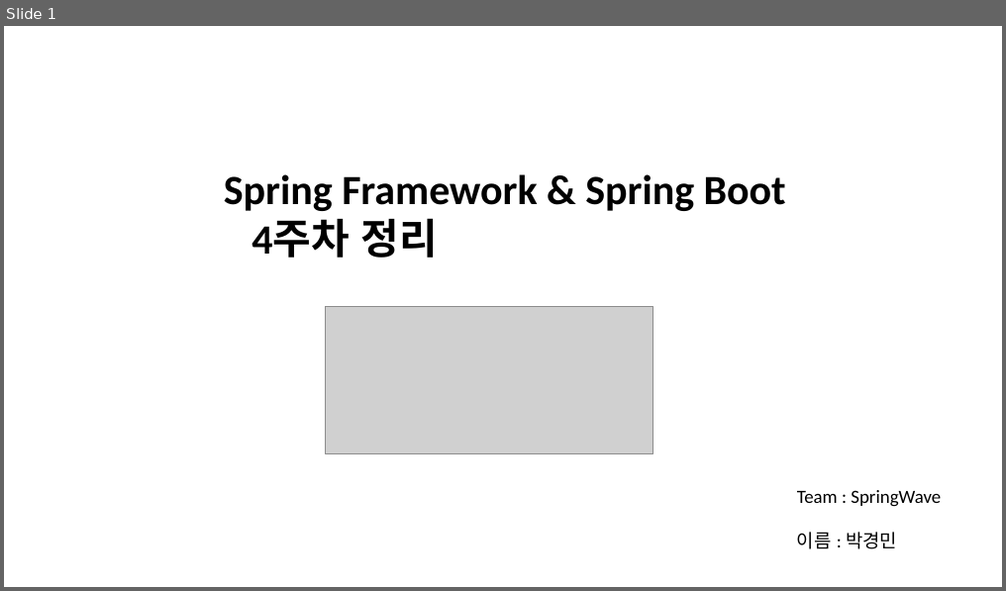
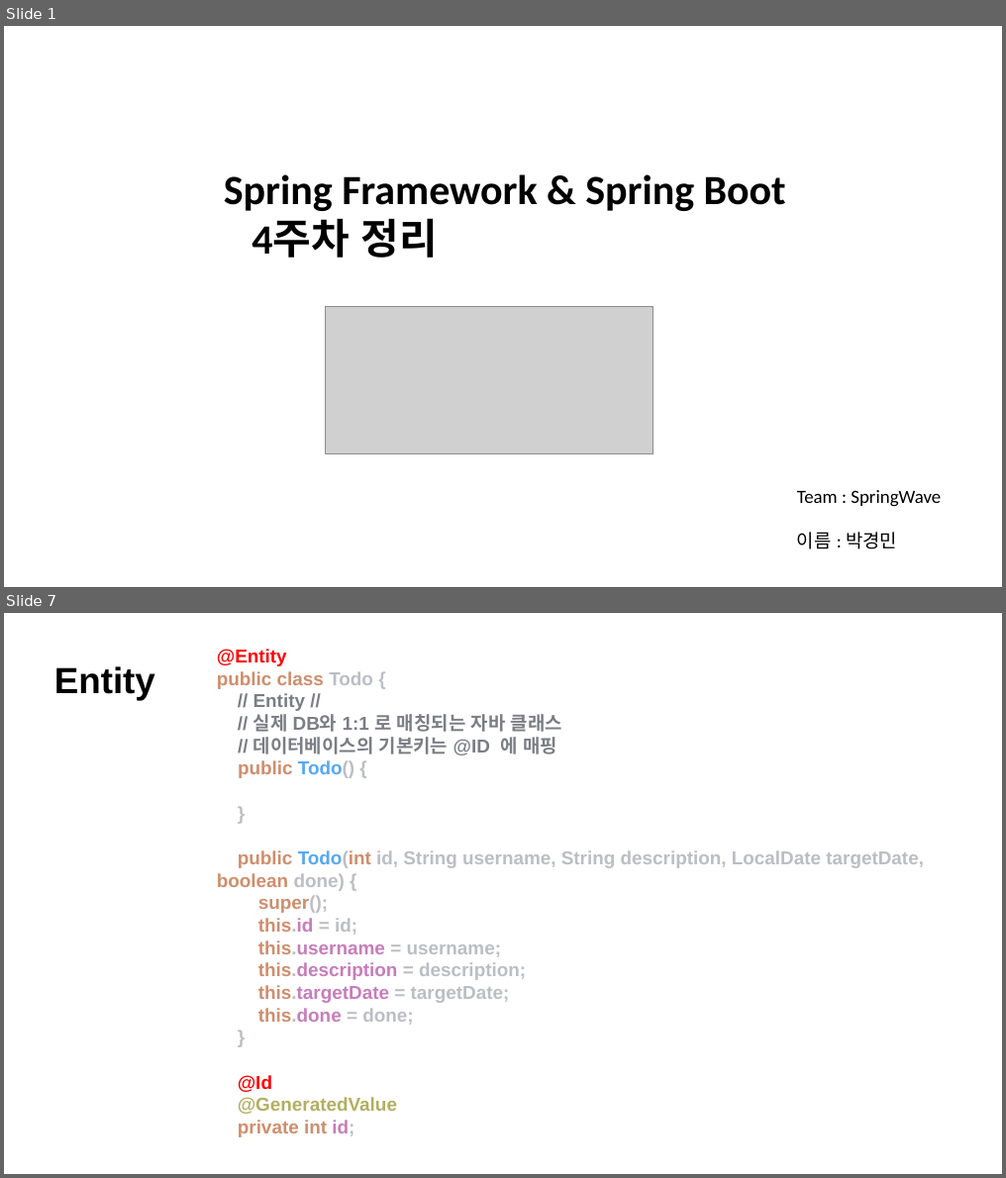
Before and after one commit to kyungmin1221/Tave_Study, a slide deck: 복습정리자료/spring 4주차 정리(kyungmin) .pptx. Shown one above the other, each under a label of ours: slide 1 before the commit, slides 1 and 7 after it; the slides between them are not shown. The pictures are 1006x591 and 1006x1178 pixels, drawn with LibreOffice and Linux fonts; fonts in the diff are those of the drawing; grey boxes stand for pictures. Boxes give left, top, right and bottom in pixels: in the first picture for what was removed or moved away, otherwise in the second. Text is boxed around its words. In the diff, an @@ line names an element or a change of style, - is before the commit and + after.

```diff
--- a/복습정리자료/spring 4주차 정리(kyungmin) .pptx
+++ b/복습정리자료/spring 4주차 정리(kyungmin) .pptx
@@ slide 7 added at (4, 613, 1002, 1174), background #FFFFFF @@
@@ text added at (54, 666, 155, 700), 35 pt, text #000000, bold @@
+Entity
@@ text added at (217, 649, 924, 1138), 18 pt, text #BCBEC4, bold @@
+@Entity
+public class Todo {
+// Entity //
+// 실제 DB와 1:1 로 매칭되는 자바 클래스
+// 데이터베이스의 기본키는 @ID 에 매핑
+public Todo() {
+}
+public Todo(int id, String username, String description, LocalDate targetDate, boolean done) {
+super();
+this.id = id;
+this.username = username;
+this.description = description;
+this.targetDate = targetDate;
+this.done = done;
+}
+@Id
+@GeneratedValue
+private int id;
```
Also in this commit, not shown: 1 slide changed, 5 other slides added, 5 slides removed.
